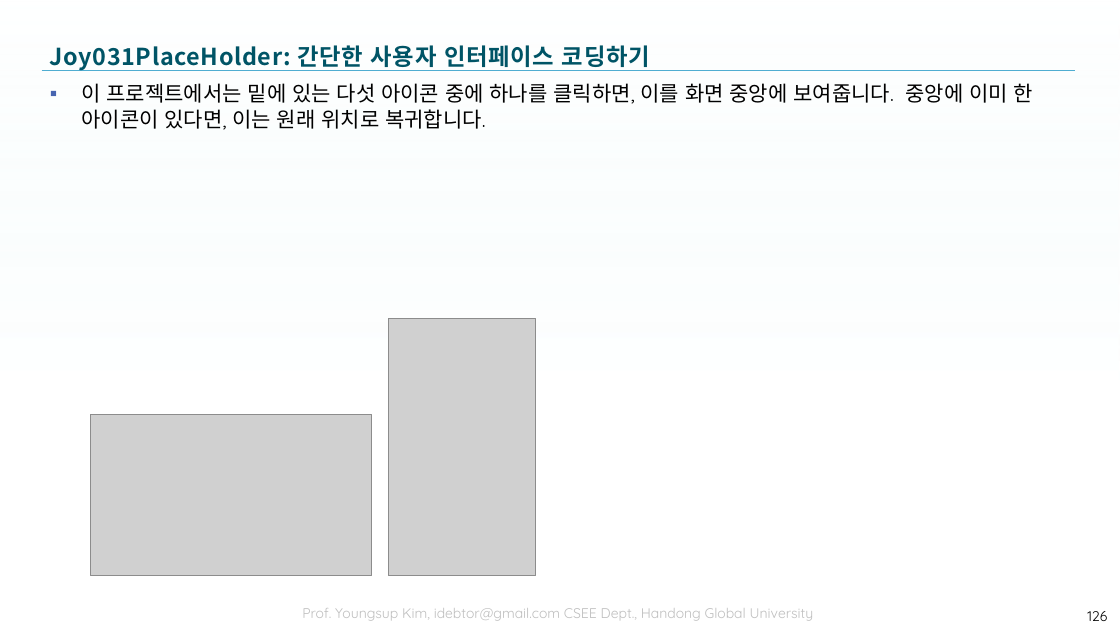
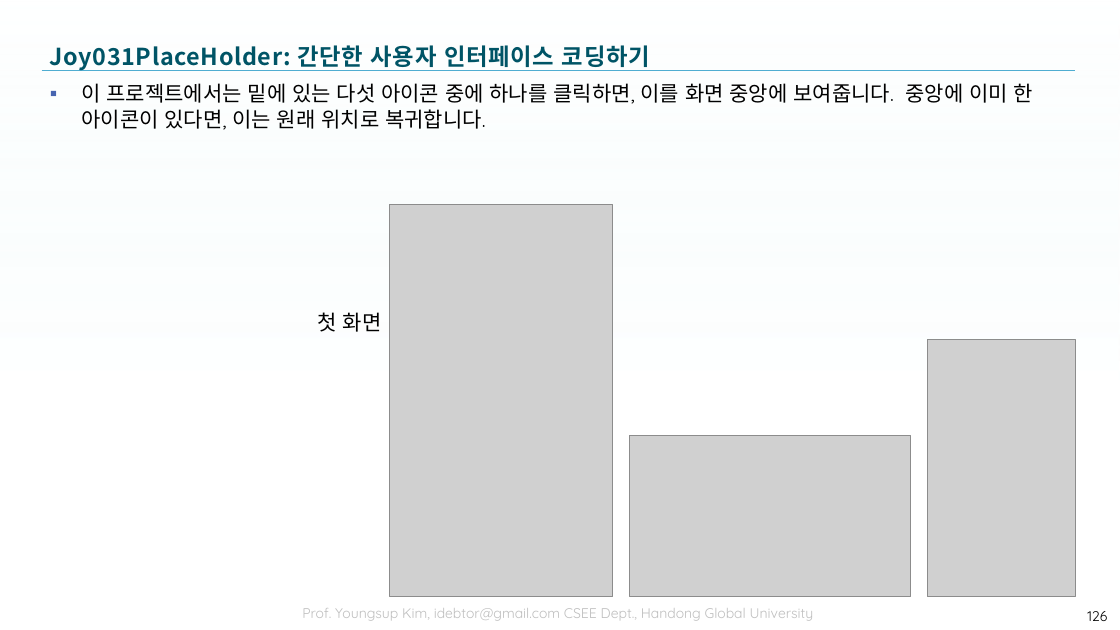
Before and after one commit to tae7841/HuStarAS, a slide deck: slide 126 of ppts/03Widget.pptx. Drawn at 1120x630 pixels with LibreOffice and Linux fonts; fonts in the diff are those of the drawing; grey boxes stand for pictures; background and template pictures are left out. Boxes give left, top, right and bottom in pixels: in the first picture for what was removed or moved away, otherwise in the second. Text is boxed around its words. In the diff, an @@ line names an element or a change of style, - is before the commit and + after.

```diff
--- a/ppts/03Widget.pptx
+++ b/ppts/03Widget.pptx
@@ picture added at bbox=[390, 204, 613, 597] @@
@@ text added at bbox=[318, 312, 382, 332], 18 pt, text #000000 @@
+첫 화면
@@ picture: place and size @@
-picture at bbox=[388, 318, 536, 576]
+picture at bbox=[928, 339, 1075, 597]
@@ picture: place and size @@
-picture at bbox=[91, 414, 372, 576]
+picture at bbox=[629, 435, 911, 597]
```
Also in this commit, not shown: 6 other slides changed, 2 slides added, 3 slides removed.
